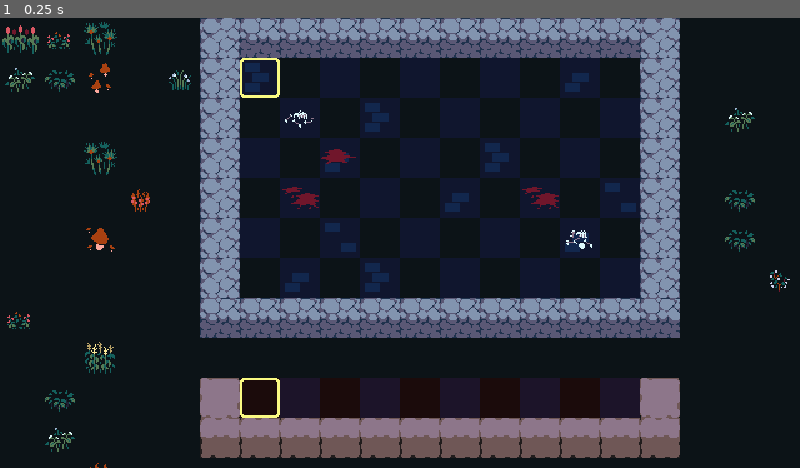
Above: before the commit, frame 1.
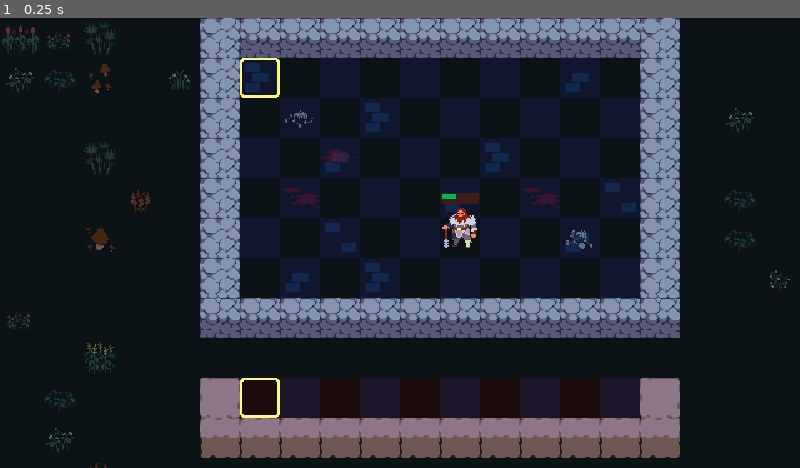
Above: after the commit, the same moment.

Repository: aaronding88/godot-game
Game: Godot game, scene res://scenes/arena.tscn
The game is run twice, just before and just after one commit, with the same random seed, the same clock (stepped at 60 frames per second) and the same inputs.
Inputs:
- Up to frame 1 (0.25 s): no input

The runs differ from the first frame. In frame 1, 1.7% of the frame differs, in the area x 0-99%, y 0-100%.

Commit message:
Implement drag_and_drop and highlighting

Diff:
--- /dev/null
+++ b/components/drag_and_drop.gd
@@ -0,0 +1,63 @@
+class_name DragAndDrop
+extends Node
+
+signal drag_canceled(starting_position: Vector2)
+signal drag_started
+signal dropped(starting_position: Vector2)
+
+@export var enabled: bool = true
+@export var target: Area2D
+
+var starting_position: Vector2
+var offset := Vector2.ZERO
+var dragging := false
+
+func _ready() -> void:
+	assert(target, "No target set for DragAndDrop Component!")
+	target.input_event.connect(_on_target_input_event.unbind(1))
+
+func _process(_delta: float) -> void:
+	if dragging and target:
+		target.global_position = target.get_global_mouse_position() + offset
+
+# Used if escape key is used to cancel, and it's bound to cancel_drag
+func _input(event: InputEvent) -> void:
+	if dragging and event.is_action_pressed("cancel_drag"):
+		_cancel_dragging()
+	elif dragging and event.is_action_released("select"):
+		_drop()
+	#if dragging and target and event.is_action_pressed("cancel_drag"):
+		#_cancel_dragging()
+
+func _end_dragging() -> void:
+	dragging = false
+	target.remove_from_group("dragging")
+	target.z_index = 0
+
+func _cancel_dragging() -> void:
+	_end_dragging()
+	drag_canceled.emit(starting_position)
+
+func _start_dragging() -> void:
+	dragging = true
+	starting_position = target.global_position
+	target.add_to_group("dragging")
+	target.z_index = 99 # Hard coded, not good
+	offset = target.global_position - target.get_global_mouse_position()
+	drag_started.emit()
+
+func _drop() -> void:
+	_end_dragging()
+	dropped.emit(starting_position)
+
+func _on_target_input_event(_viewport: Node, event: InputEvent) -> void:
+	if not enabled:
+		return
+
+	var dragging_object := get_tree().get_first_node_in_group("dragging")
+
+	if not dragging and dragging_object:
+		return
+
+	if not dragging and event.is_action_pressed("select"):
+		_start_dragging()
--- /dev/null
+++ b/components/outline_highlighter.gd
@@ -0,0 +1,15 @@
+class_name OutlineHighlighter
+extends Node
+
+@export var visuals: CanvasGroup
+@export var outline_color: Color
+@export_range(1, 10) var outline_thickness: int
+
+func _ready() -> void:
+	visuals.material.set_shader_parameter("line_color", outline_color)
+
+func clear_highlight() -> void:
+	visuals.material.set_shader_parameter("line_thickness", 0)
+
+func highlight() -> void:
+	visuals.material.set_shader_parameter("line_thickness", outline_thickness)
--- /dev/null
+++ b/components/velocity_based_rotation.gd
@@ -0,0 +1,40 @@
+class_name VelocityBasedRotation
+extends Node
+
+@export var enabled: bool = true : set = _set_enabled
+@export var target: Node2D
+@export_range(0.25, 1.5) var lerp_seconds := 0.4
+@export var rotation_multiplier := 120
+@export var x_velocity_threshold := 3.0
+
+var last_position: Vector2
+var velocity: Vector2
+var angle: float
+var progress: float
+var time_elapsed := 0.0
+
+func _process(delta: float) -> void:
+	if not enabled or not target:
+		return
+
+	velocity = target.global_position - last_position
+	last_position = target.global_position
+	progress = time_elapsed / lerp_seconds
+
+	if abs(velocity.x) > x_velocity_threshold:
+		angle = velocity.normalized().x * rotation_multiplier * delta
+	else:
+		angle = 0.0
+
+	# Uses interpolation, which is very useful for us. Read up on it
+	target.rotation = lerp_angle(target.rotation, angle, progress)
+	time_elapsed += delta
+
+	if progress > 1.0:
+		time_elapsed = 0
+
+func _set_enabled(value: bool) -> void:
+	enabled = value
+
+	if target and not enabled:
+		target.rotation = 0.0
--- /dev/null
+++ b/data/units/bjorn.tres
@@ -0,0 +1,9 @@
+[gd_resource type="Resource" script_class="UnitStats" load_steps=2 format=3 uid="uid://6mrpwjjhqbwd"]
+
+[ext_resource type="Script" uid="uid://me5bncv8qoga" path="res://data/units/unit_stats.gd" id="1_d6p4t"]
+
+[resource]
+script = ExtResource("1_d6p4t")
+name = "Bjorn"
+skin_coordinates = Vector2i(1, 3)
+metadata/_custom_type_script = "uid://me5bncv8qoga"
--- /dev/null
+++ b/data/units/unit_stats.gd
@@ -0,0 +1,23 @@
+class_name UnitStats
+extends Resource
+
+enum Rarity {COMMON, UNCOMMON, RARE, LEGENDARY}
+
+const RARITY_COLORS := {
+	Rarity.COMMON: Color("124a2e"),
+	Rarity.UNCOMMON: Color("1c527c"),
+	Rarity.RARE: Color("ab0979"),
+	Rarity.LEGENDARY: Color("ea940b")
+}
+
+@export var name: String
+
+@export_category("Data")
+@export var rarity: Rarity
+@export var gold_cost := 1
+
+@export_category("Visuals")
+@export var skin_coordinates: Vector2i
+
+func _to_string() -> String:
+	return name
--- a/project.godot
+++ b/project.godot
@@ -27,8 +27,22 @@
 
 project/assembly_name="DungeonAutobattler"
 
+[input]
+
+select={
+"deadzone": 0.2,
+"events": [Object(InputEventMouseButton,"resource_local_to_scene":false,"resource_name":"","device":-1,"window_id":0,"alt_pressed":false,"shift_pressed":false,"ctrl_pressed":false,"meta_pressed":false,"button_mask":0,"position":Vector2(0, 0),"global_position":Vector2(0, 0),"factor":1.0,"button_index":1,"canceled":false,"pressed":false,"double_click":false,"script":null)
+]
+}
+cancel_drag={
+"deadzone": 0.2,
+"events": [Object(InputEventMouseButton,"resource_local_to_scene":false,"resource_name":"","device":-1,"window_id":0,"alt_pressed":false,"shift_pressed":false,"ctrl_pressed":false,"meta_pressed":false,"button_mask":0,"position":Vector2(0, 0),"global_position":Vector2(0, 0),"factor":1.0,"button_index":2,"canceled":false,"pressed":false,"double_click":false,"script":null)
+]
+}
+
 [rendering]
 
 textures/canvas_textures/default_texture_filter=0
 renderer/rendering_method="gl_compatibility"
 renderer/rendering_method.mobile="gl_compatibility"
+2d/snap/snap_2d_transforms_to_pixel=true
--- /dev/null
+++ b/scenes/arena.gd
@@ -0,0 +1,6 @@
+class_name Arena
+extends Node2D
+
+const CELL_SIZE := Vector2(32, 32)
+const HALF_CELL_SIZE := Vector2(16, 16)
+const QUARTER_CELL_SIZE := Vector2(8, 8)
--- a/scenes/arena.tscn
+++ b/scenes/arena.tscn
@@ -1,7 +1,9 @@
-[gd_scene load_steps=6 format=4 uid="uid://bnorr72v70psr"]
+[gd_scene load_steps=8 format=4 uid="uid://bnorr72v70psr"]
 
 [ext_resource type="TileSet" uid="uid://c0go48qum61yq" path="res://scenes/arena/tileset.tres" id="1_e05a3"]
+[ext_resource type="Script" uid="uid://di3pvr5j4c2in" path="res://scenes/arena.gd" id="1_olpmc"]
 [ext_resource type="Texture2D" uid="uid://mbxv0ayrsu3d" path="res://assets/sprites/star_particle.png" id="2_wl4x5"]
+[ext_resource type="PackedScene" uid="uid://cqojjfkfl4qhv" path="res://scenes/unit/unit.tscn" id="4_xdvfk"]
 
 [sub_resource type="Curve" id="Curve_olpmc"]
 _data = [Vector2(0, 0.04878056), 0.0, 0.0, 0, 0, Vector2(0.24439916, 1), 0.0, 0.0, 0, 0, Vector2(0.80651724, 1), 0.0, 0.0, 0, 0, Vector2(1, 0), 0.0, 0.0, 0, 0]
@@ -26,6 +28,7 @@
 color = Color(1, 1, 1, 0.44313726)
 
 [node name="Arena" type="Node2D"]
+script = ExtResource("1_olpmc")
 metadata/_edit_lock_ = true
 
 [node name="Visuals" type="Node2D" parent="."]
@@ -37,6 +40,7 @@
 tile_set = ExtResource("1_e05a3")
 
 [node name="Props" type="TileMapLayer" parent="Visuals"]
+modulate = Color(1, 1, 1, 0.39215687)
 tile_map_data = PackedByteArray("AAAAAAAAAAAMABMAAAAAAAEAAAAAABMAAAAAAAIAAAAAAAYAAAAAAAQAAAAAAAYAAAAAAAYAAAAAAAYAAAAAAA …(4000 unchanged characters)…
 tile_set = ExtResource("1_e05a3")
 
@@ -60,6 +64,7 @@
 metadata/_edit_lock_ = true
 
 [node name="Decor" type="TileMapLayer" parent="GameArea"]
+modulate = Color(1, 1, 1, 0.39215687)
 tile_map_data = PackedByteArray("AAAIAAQAAAABABUAAAABAAEAAAAAABUAAAAHAAMAAAAAABYAAAABAAMAAAAAABYAAAACAAIAAAABABYAAAA=")
 tile_set = ExtResource("1_e05a3")
 
@@ -77,3 +82,6 @@
 [node name="Highlight" type="TileMapLayer" parent="Bench"]
 tile_map_data = PackedByteArray("AAAAAAAAAAADAAAAAAA=")
 tile_set = ExtResource("1_e05a3")
+
+[node name="Unit" parent="." instance=ExtResource("4_xdvfk")]
+position = Vector2(352, 160)
--- /dev/null
+++ b/scenes/unit/unit.gd
@@ -0,0 +1,55 @@
+@tool
+class_name Unit
+extends Area2D
+
+@export var stats: UnitStats : set = set_stats
+
+# Export variables would be better here for larger more complex stuff,
+# rather than hard coding
+@onready var skin: Sprite2D = $Visuals/Skin
+@onready var health_bar: ProgressBar = $HealthBar
+@onready var mana_bar: ProgressBar = $ManaBar
+@onready var drag_and_drop: DragAndDrop = $DragAndDrop
+@onready var velocity_based_rotation: VelocityBasedRotation = $VelocityBasedRotation
+@onready var outline_highlighter: OutlineHighlighter = $OutlineHighlighter
+
+func _ready() -> void:
+	if not Engine.is_editor_hint():
+		drag_and_drop.drag_started.connect(_on_drag_started)
+		drag_and_drop.drag_canceled.connect(_on_drag_canceled)
+
+func set_stats(value: UnitStats) -> void:
+	stats = value
+
+	if value == null:
+		return
+
+	if not is_node_ready():
+		await ready
+	skin.region_rect.position = Vector2(stats.skin_coordinates) * Arena.CELL_SIZE
+
+func reset_after_dragging(starting_position: Vector2) -> void:
+	velocity_based_rotation.enabled = false
+	global_position = starting_position
+
+func _on_drag_started() -> void:
+	velocity_based_rotation.enabled = true
+	outline_highlighter.clear_highlight()
+
+func _on_drag_canceled(starting_position: Vector2) -> void:
+	reset_after_dragging(starting_position)
+
+func _on_mouse_entered() -> void:
+	if drag_and_drop.dragging:
+		return
+
+	outline_highlighter.highlight()
+	z_index = 1
+
+
+func _on_mouse_exited() -> void:
+	if drag_and_drop.dragging:
+		return
+
+	outline_highlighter.clear_highlight()
+	z_index = 0
--- /dev/null
+++ b/scenes/unit/unit.tscn
@@ -0,0 +1,88 @@
+[gd_scene load_steps=12 format=3 uid="uid://cqojjfkfl4qhv"]
+
+[ext_resource type="Texture2D" uid="uid://cx1ivjobggp8n" path="res://assets/sprites/rogues.png" id="1_fmv3f"]
+[ext_resource type="Script" uid="uid://cfkv2lck7yice" path="res://scenes/unit/unit.gd" id="1_fvc8g"]
+[ext_resource type="Material" uid="uid://bb8m5fhpi4wqn" path="res://assets/shaders/2d_outline_shader.tres" id="2_vgvef"]
+[ext_resource type="Script" uid="uid://bq53ptg04knxc" path="res://components/drag_and_drop.gd" id="4_bhlit"]
+[ext_resource type="Script" uid="uid://cdubtgn2r2uac" path="res://components/velocity_based_rotation.gd" id="4_vgvef"]
+[ext_resource type="Script" uid="uid://dqugtot2np7d5" path="res://components/outline_highlighter.gd" id="6_3po7s"]
+
+[sub_resource type="RectangleShape2D" id="RectangleShape2D_fmv3f"]
+size = Vector2(36, 36)
+
+[sub_resource type="StyleBoxFlat" id="StyleBoxFlat_fmv3f"]
+bg_color = Color(0.23137255, 0.11372549, 0.09803922, 1)
+
+[sub_resource type="StyleBoxFlat" id="StyleBoxFlat_fvc8g"]
+bg_color = Color(0, 0.73333335, 0.3137255, 1)
+border_width_left = 1
+border_width_top = 1
+border_width_right = 1
+border_width_bottom = 1
+border_color = Color(0.23137255, 0.11372549, 0.09803922, 1)
+
+[sub_resource type="StyleBoxFlat" id="StyleBoxFlat_vh40f"]
+bg_color = Color(0.23137255, 0.11372549, 0.09803922, 1)
+
+[sub_resource type="StyleBoxFlat" id="StyleBoxFlat_bhlit"]
+bg_color = Color(0, 0.654902, 0.9372549, 1)
+border_width_left = 1
+border_width_top = 1
+border_width_right = 1
+border_width_bottom = 1
+border_color = Color(0.23137255, 0.11372549, 0.09803922, 1)
+
+[node name="Unit" type="Area2D"]
+script = ExtResource("1_fvc8g")
+metadata/_edit_group_ = true
+
+[node name="Visuals" type="CanvasGroup" parent="."]
+material = ExtResource("2_vgvef")
+
+[node name="Skin" type="Sprite2D" parent="Visuals"]
+position = Vector2(16, 8)
+texture = ExtResource("1_fmv3f")
+region_enabled = true
+region_rect = Rect2(32, 96, 32, 32)
+
+[node name="CollisionShape2D" type="CollisionShape2D" parent="."]
+position = Vector2(16, 8)
+shape = SubResource("RectangleShape2D_fmv3f")
+
+[node name="HealthBar" type="ProgressBar" parent="."]
+offset_left = 1.0
+offset_top = -20.0
+offset_right = 31.0
+offset_bottom = -14.0
+theme_override_styles/background = SubResource("StyleBoxFlat_fmv3f")
+theme_override_styles/fill = SubResource("StyleBoxFlat_fvc8g")
+value = 40.0
+show_percentage = false
+
+[node name="ManaBar" type="ProgressBar" parent="."]
+offset_left = 1.0
+offset_top = -15.0
+offset_right = 31.0
+offset_bottom = -11.0
+theme_override_styles/background = SubResource("StyleBoxFlat_vh40f")
+theme_override_styles/fill = SubResource("StyleBoxFlat_bhlit")
+show_percentage = false
+
+[node name="DragAndDrop" type="Node" parent="." node_paths=PackedStringArray("target")]
+script = ExtResource("4_bhlit")
+target = NodePath("..")
+
+[node name="VelocityBasedRotation" type="Node2D" parent="." node_paths=PackedStringArray("target")]
+script = ExtResource("4_vgvef")
+target = NodePath("../Visuals/Skin")
+lerp_seconds = 0.3
+rotation_multiplier = 40
+
+[node name="OutlineHighlighter" type="Node2D" parent="." node_paths=PackedStringArray("visuals")]
+script = ExtResource("6_3po7s")
+visuals = NodePath("../Visuals")
+outline_color = Color(1, 1, 1, 1)
+outline_thickness = 2
+
+[connection signal="mouse_entered" from="." to="." method="_on_mouse_entered"]
+[connection signal="mouse_exited" from="." to="." method="_on_mouse_exited"]
Not shown: 1 places in assets/shaders/2d_outline_shader.tres that only renumber resources
Not shown, added: components/drag_and_drop.gd.uid
Not shown, added: components/outline_highlighter.gd.uid
Not shown, added: components/velocity_based_rotation.gd.uid
Not shown, added: data/units/unit_stats.gd.uid
Not shown, added: scenes/arena.gd.uid
Not shown, added: scenes/unit/unit.gd.uid
